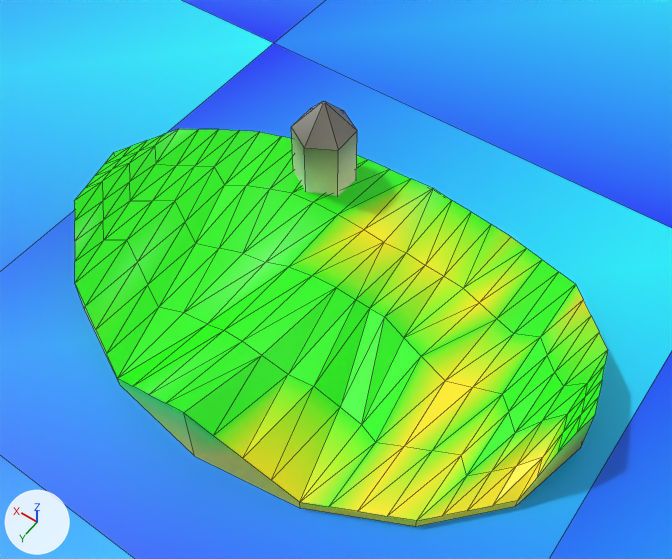
One commit to the Blender file Blender/picocean.blend: the scene before it, then after it.
One viewpoint serves both versions: a 50 mm lens placed at (47.7, 111.9, 62.5), pointed at (73.2, 76.2, 6.5). Lighting does not change. The marker at lower left points along +X, +Y and +Z. Mesh edges are drawn as thin lines.

Script lines for the objects in view, before the commit:
```python
me_lod0_1_1 = bpy.data.meshes.new('lod0_1_1')
me_lod0_1_1.from_pydata(...)  # 179 vertices, 254 faces; spans x -23.0..23.0, y -16.7..16.7, z 0.0..9.9
me_lod0_1_1.materials.append(mat_vertex_paint)
me_plane = bpy.data.meshes.new('Plane')
me_plane.from_pydata(...)  # 4 vertices, 1 face; spans x -25.0..25.0, y -25.0..25.0, z 0.0
me_plane.materials.append(mat_vertex_paint)
ob_plane = bpy.data.objects.new('Plane', me_plane)
ob_plane.location = (25.0, 25.0, 0.0)
_m = ob_plane.modifiers.new('Array', 'ARRAY')
_m.count = 3
_m = ob_plane.modifiers.new('Array.001', 'ARRAY')
_m.count = 3
_m.relative_offset_displace = (0.0, 1.0, 0.0)
ob_plane_001 = bpy.data.objects.new('Plane.001', me_lod0_1_1)
ob_plane_001.location = (75.0, 75.0, 0.0)
```
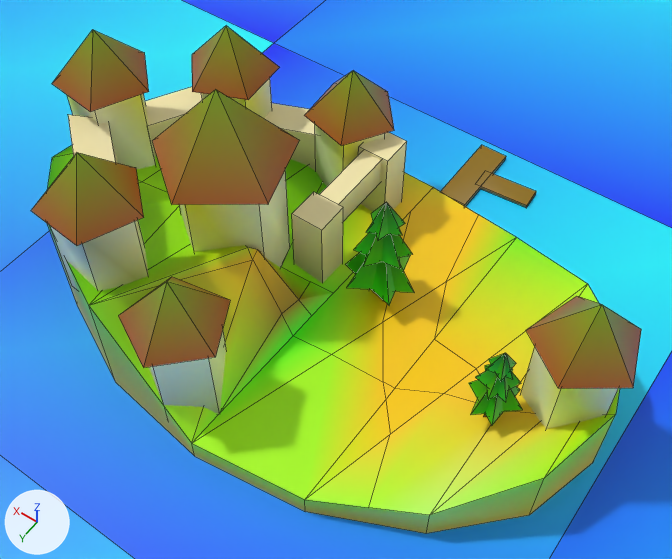
Commit message: concept island

Where the change shows, as pixel boxes [x1, y1, x2, y2] in the pictures (672 x 559 px):
'Concept island', added
    after: [31, 26, 641, 533]
    faces in mat_vertex_paint: [31, 26, 641, 533]
    faces in mat_vertex_paint_1: [345, 202, 522, 425]
'Plane.001', deleted
    before: [74, 101, 608, 527]

What changed in the scene script:
```text
Add mat_vertex_paint_1:
    mat_vertex_paint_1 = bpy.data.materials.new('Vertex paint')
    mat_vertex_paint_1.use_nodes = True; mat_vertex_paint_1.node_tree.nodes.clear()
    _N = mat_vertex_paint_1.node_tree.nodes; _L = mat_vertex_paint_1.node_tree.links
    n0 = _N.new('ShaderNodeBsdfPrincipled'); n0.name = 'Principled BSDF'
    n0.distribution = 'GGX'
    n0.subsurface_method = 'RANDOM_WALK_SKIN'
    n1 = _N.new('ShaderNodeOutputMaterial'); n1.name = 'Material Output'
    n2 = _N.new('ShaderNodeVertexColor'); n2.name = 'Color Attribute'
    n2.layer_name = 'Col'
    _L.new(n0.outputs[0], n1.inputs[0])  # 'BSDF' to 'Surface'
    _L.new(n2.outputs[0], n0.inputs[0])  # 'Color' to 'Base Color'
Add me_lod0_1_1_1:
    me_lod0_1_1_1.from_pydata(...)  # 297 vertices, 218 faces; spans x -24.5..24.7, y -24.0..17.1, z -0.1..20.6
    # faces by material slot: [176, 42]
    me_lod0_1_1_1.materials.append(mat_vertex_paint)
    me_lod0_1_1_1.materials.append(mat_vertex_paint_1)
Remove ob_plane_001:
    ob_plane_001 = bpy.data.objects.new('Plane.001', me_lod0_1_1)
    ob_plane_001.location = (75.0, 75.0, 0.0)
Add ob_concept_island:
    ob_concept_island = bpy.data.objects.new('Concept island', me_lod0_1_1_1)
    ob_concept_island.location = (75.0, 75.0, 0.0)
```
